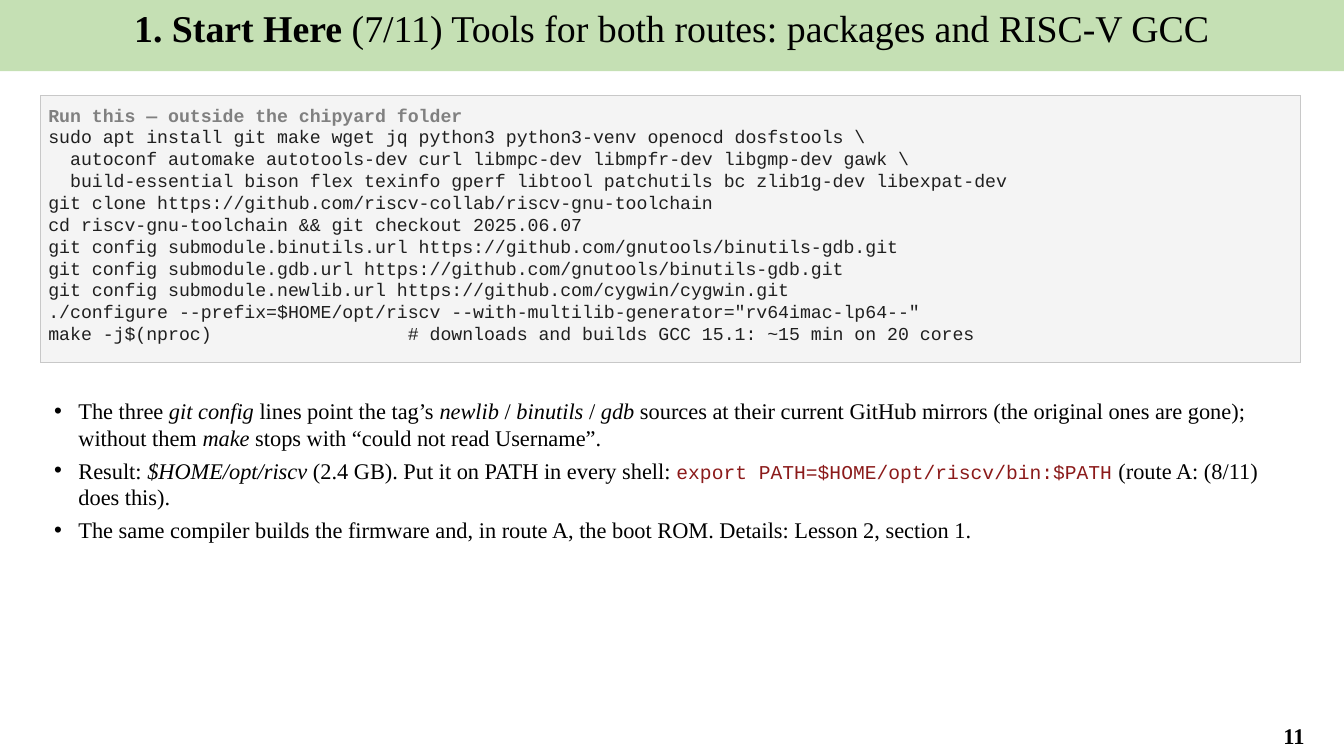
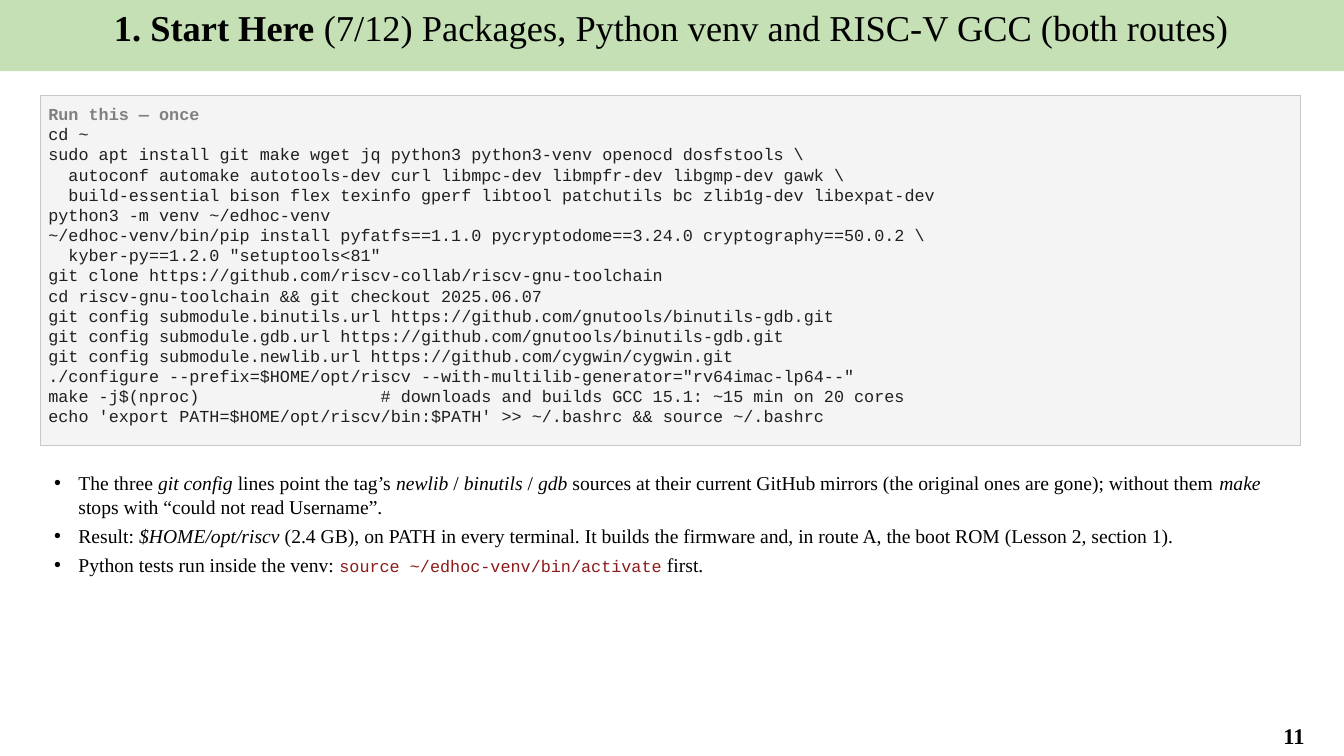
Before and after one commit to Khaiduy/chipyard-edhoc, a slide deck: slide 11 of fpga/sw/export/docs/slides/01_EDHOC_SoC_on_Arty_A7-100T.pptx. Drawn at 1344x756 pixels with LibreOffice and Linux fonts; fonts in the diff are those of the drawing. Boxes give left, top, right and bottom in pixels: in the first picture for what was removed or moved away, otherwise in the second. Text is boxed around its words. In the diff, an @@ line names an element or a change of style, - is before the commit and + after.

```diff
--- a/fpga/sw/export/docs/slides/01_EDHOC_SoC_on_Arty_A7-100T.pptx
+++ b/fpga/sw/export/docs/slides/01_EDHOC_SoC_on_Arty_A7-100T.pptx
@@ text in rectangle at [114,15,1228,48]: text changed; size 27 to 26 pt @@
-1. Start Here (7/11) Tools for both routes: packages and RISC-V GCC
+1. Start Here (7/12) Packages, Python venv and RISC-V GCC (both routes)
@@ rectangle "Run this — once": place and size @@
-rectangle "Run this — once" at [40,96,1301,362]
+rectangle "Run this — once" at [40,96,1301,446]
@@ text in rectangle at [48,108,199,141]: text changed; size 13 to 12 pt @@
-Run this — outside the chipyard folder
+Run this — once
+cd ~
@@ text in rectangle at [48,148,935,406]: size 13 to 12 pt in "sudo apt install git make wget jq ...", "autoconf automake autotools-dev curl libmpc-dev libmpfr-dev  ...", "build-essential bison flex texinfo gperf libtool patchutils ...", "git clone https://github.com/riscv-collab/riscv-gnu-toolchai ..." and 6 more places @@
@@ text in rectangle at [48,209,904,265]: paragraphs added @@
+python3 -m venv ~/edhoc-venv
+~/edhoc-venv/bin/pip install pyfatfs==1.1.0 pycryptodome==3.24.0 cryptography==50.0.2 \
+kyber-py==1.2.0 "setuptools<81"
@@ text in rectangle at [48,410,824,426]: paragraph added @@
+echo 'export PATH=$HOME/opt/riscv/bin:$PATH' >> ~/.bashrc && source ~/.bashrc
@@ text "The three git config lines ...": place and size @@
-text "The three git config lines ..." at [78,403,1258,543]
+text "The three git config lines ..." at [78,476,1260,577]
@@ text at [78,476,1260,519]: size 16 to 14 pt in "The three git config lines point the ..." @@
@@ text at [78,529,1173,577]: text changed; size 16 to 14 pt @@
-• Result: $HOME/opt/riscv (2.4 GB). Put it on PATH in every shell: export PATH=$HOME/opt/riscv/bin:$PATH (route A: (8/11) does this).
-• The same compiler builds the firmware and, in route A, the boot ROM. Details: Lesson 2, section 1.
+• Result: $HOME/opt/riscv (2.4 GB), on PATH in every terminal. It builds the firmware and, in route A, the boot ROM (Lesson 2, section 1).
+• Python tests run inside the venv: source ~/edhoc-venv/bin/activate first.
```
Also in this commit, not shown: 17 other slides changed, 1 slide added, 11 other files.
